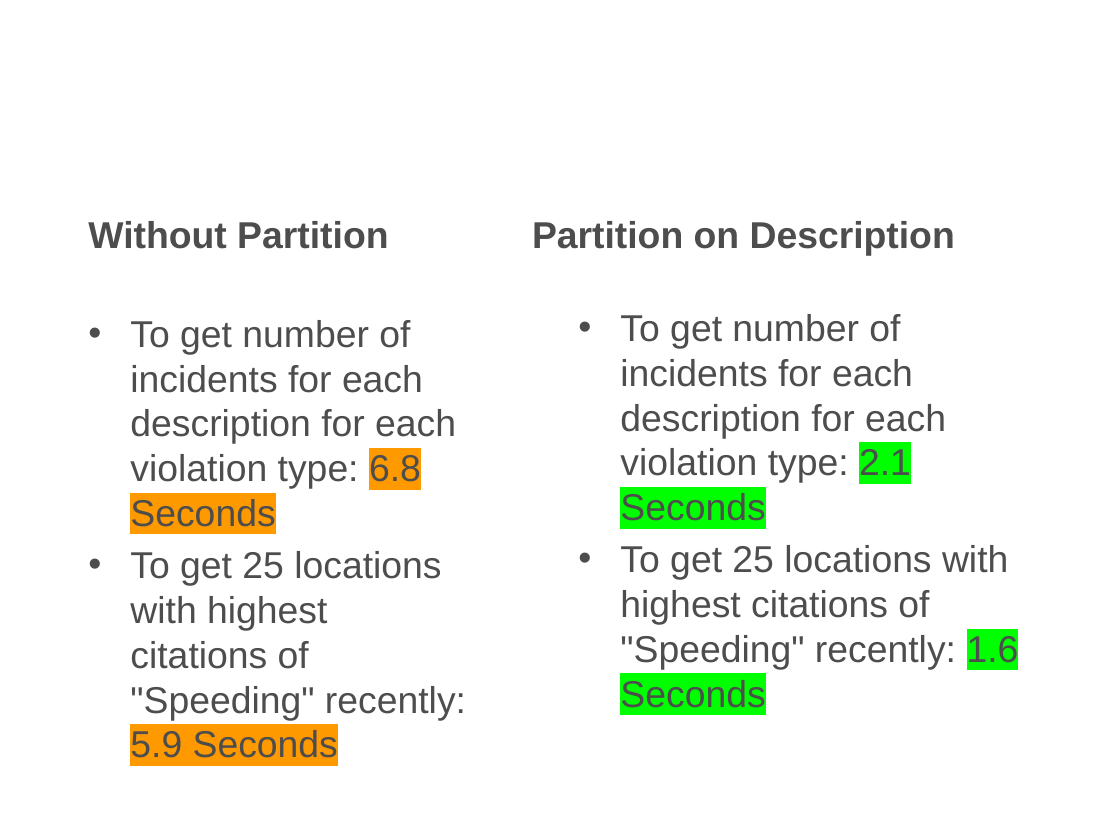
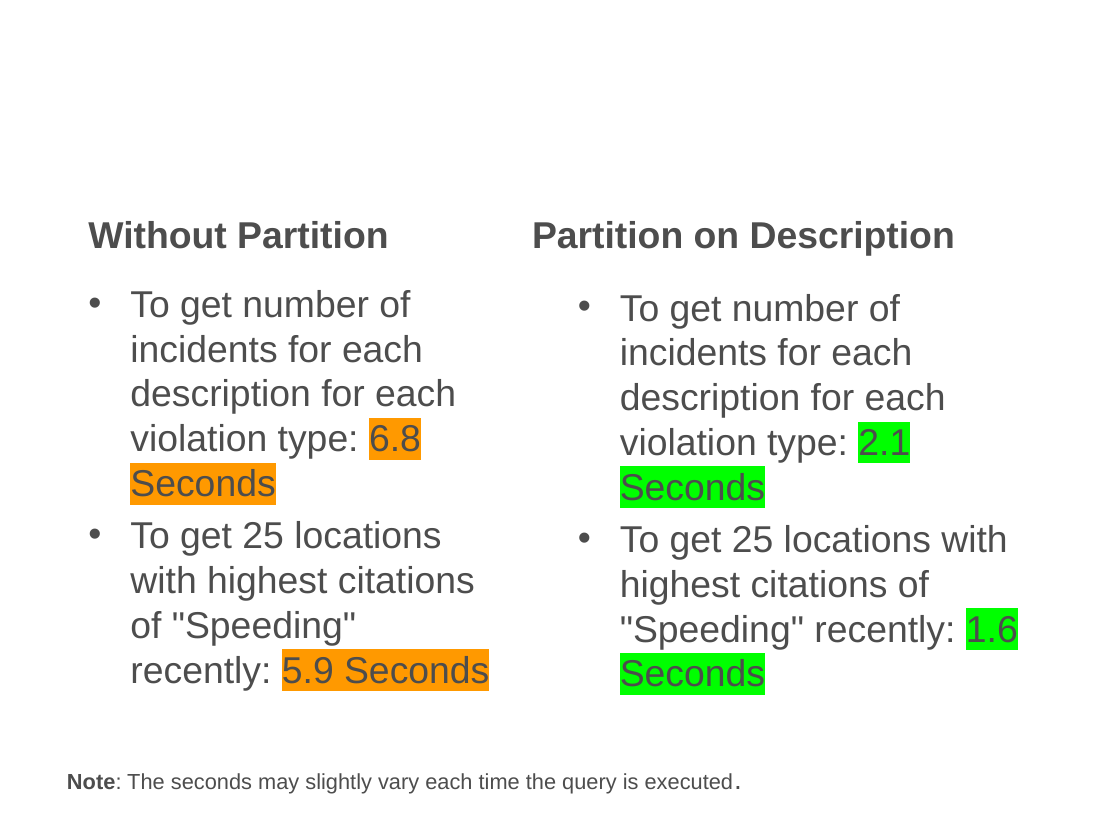
Before and after one commit to hrollin5/Project_4, a slide deck: slide 18 of traffic_violation.pptx. Drawn at 1120x840 pixels with LibreOffice and Linux fonts; fonts in the diff are those of the drawing; background and template pictures are left out. Boxes give left, top, right and bottom in pixels: in the first picture for what was removed or moved away, otherwise in the second. Text is boxed around its words. In the diff, an @@ line names an element or a change of style, - is before the commit and + after.

```diff
--- a/traffic_violation.pptx
+++ b/traffic_violation.pptx
@@ text "To get number of incidents ..." rewrapped from (x1=130, y1=320, x2=466, y2=758) to (x1=130, y1=290, x2=489, y2=690) @@
@@ text "To get number of incidents ..." moved from (x1=620, y1=314, x2=1019, y2=708) to (x1=620, y1=294, x2=1018, y2=687) @@
@@ text added at (x1=67, y1=773, x2=733, y2=794), 14 pt, text #4D4D4D @@
+Note: The seconds may slightly vary each time the query is executed.
```
Also in this commit, not shown: 2 other slides changed, 1 other file.
